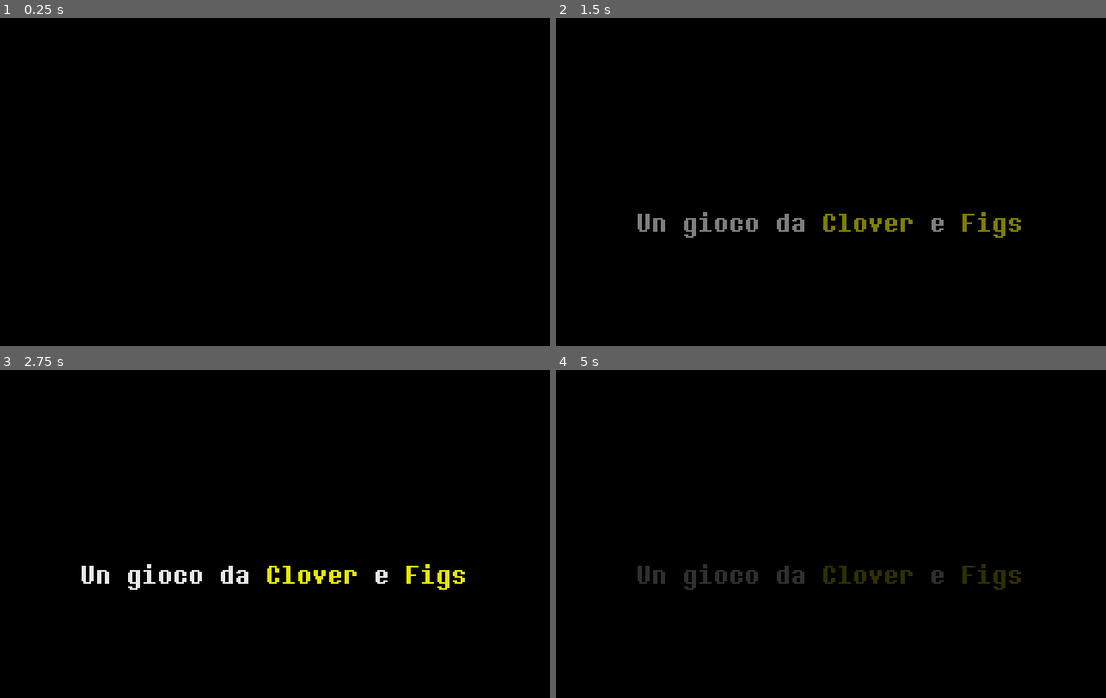
Above: before the commit, frames 1-4 (two rows, left to right).
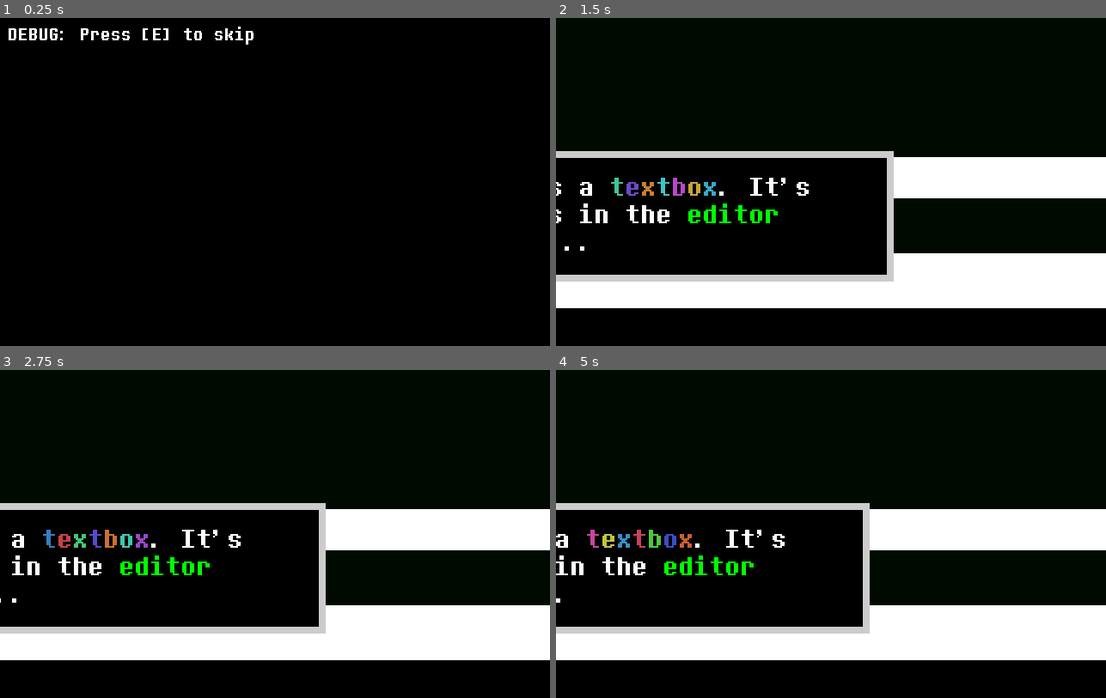
Above: after the commit, the same moments.

Repository: cloverian/a-sea-full
Game: Godot game, scene res://scenes/initialscene.tscn
The game is run twice, just before and just after one commit, with the same random seed, the same clock (stepped at 60 frames per second) and the same inputs.
Inputs:
- Up to frame 1 (0.25 s): no input
- Up to frame 2 (1.5 s): tap E (E) at 0.5, 0.8, 1.35 s; tap D (D) at 0.6 s; tap Space (Jump) at 0.77 s
- Up to frame 3 (2.75 s): tap Space (Jump) at 1.52 s; tap S (S) at 1.55, 2.1 s; tap D (D) at 2.3 s
- Up to frame 4 (5 s): tap A (A) at 2.85 s; tap Space (Jump) at 3.02, 3.77, 4.52 s; tap E (E) at 3.05, 4.35 s; tap D (D) at 3.6, 4.55 s; tap S (S) at 3.8 s

The runs differ from the first frame. In frame 1, 0.6% of the frame differs, in the area x 1-47%, y 2-9%; in frame 2, 22%; in frame 3, 22%; in frame 4, 23%, in the area x 0-100%, y 40-89%.
Error after the commit: Invalid access to property or key 'position' on a base object of type 'null instance'. (res://scripts/globals/global.gd:29)

Commit message:
Added debug skip for initial cutscene, changed map color to white

Diff:
--- a/scenes/initialscene.gd
+++ b/scenes/initialscene.gd
@@ -13,8 +13,11 @@
 	else: stage = 0
 
 func _process(_delta: float) -> void:
+	if Input.is_action_just_pressed("E"):
+		get_tree().change_scene_to_file("res://scenes/test.tscn")
 	match stage:
 		0: gameByToLearnEnglish()
+		1: get_tree().change_scene_to_file("res://scenes/test.tscn")
 
 func gameByToLearnEnglish() -> void:
 	await Global.wait(1.0)
--- a/scenes/initialscene.tscn
+++ b/scenes/initialscene.tscn
@@ -30,3 +30,21 @@
 text = "Un gioco da [color=yellow]Clover [/color]e [color=yellow]Figs[/color]"
 horizontal_alignment = 1
 vertical_alignment = 1
+
+[node name="Debug" type="RichTextLabel" parent="."]
+anchors_preset = 8
+anchor_left = 0.5
+anchor_top = 0.5
+anchor_right = 0.5
+anchor_bottom = 0.5
+offset_right = 309.0
+offset_bottom = 40.0
+grow_horizontal = 2
+grow_vertical = 2
+theme_override_colors/font_shadow_color = Color(0, 0, 0, 1)
+theme_override_fonts/normal_font = ExtResource("1_4hqih")
+theme_override_font_sizes/normal_font_size = 24
+bbcode_enabled = true
+text = "DEBUG: Press [E] to skip"
+horizontal_alignment = 1
+vertical_alignment = 1
--- a/scenes/map.tscn
+++ b/scenes/map.tscn
@@ -4,7 +4,7 @@
 bg_color = Color(0, 0.9843137, 0, 0.039215688)
 
 [sub_resource type="StyleBoxFlat" id="StyleBoxFlat_4xfga"]
-bg_color = Color(0, 0, 0, 1)
+bg_color = Color(1, 1, 1, 1)
 
 [sub_resource type="RectangleShape2D" id="RectangleShape2D_hrmi8"]
 size = Vector2(2560, 63)
--- a/scripts/player.gd
+++ b/scripts/player.gd
@@ -24,7 +24,7 @@
 			jumps = 2
 			velocity.y = JUMP_VELOCITY * 1.2
 	if Input.is_action_just_pressed("S"):
-		velocity.y = -JUMP_VELOCITY * 2
+		velocity.y = -JUMP_VELOCITY * 7
 
 	var direction := Input.get_axis("A", "D")
 	if direction == -1: $Sprite.flip_h = true
